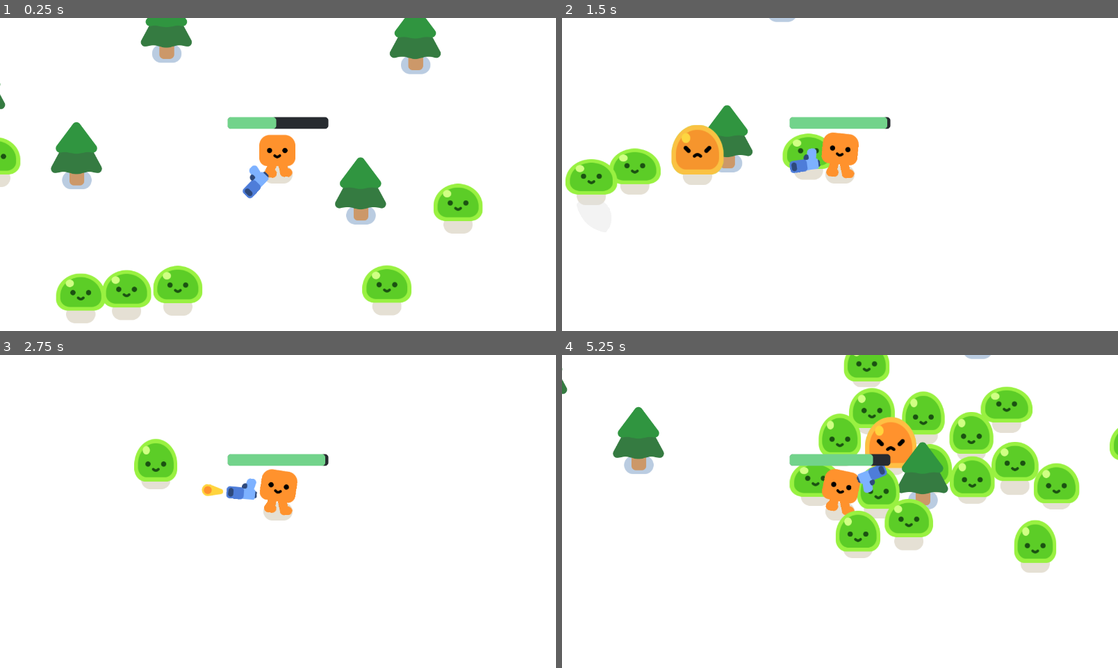
Above: before the commit, frames 1-4 (two rows, left to right).
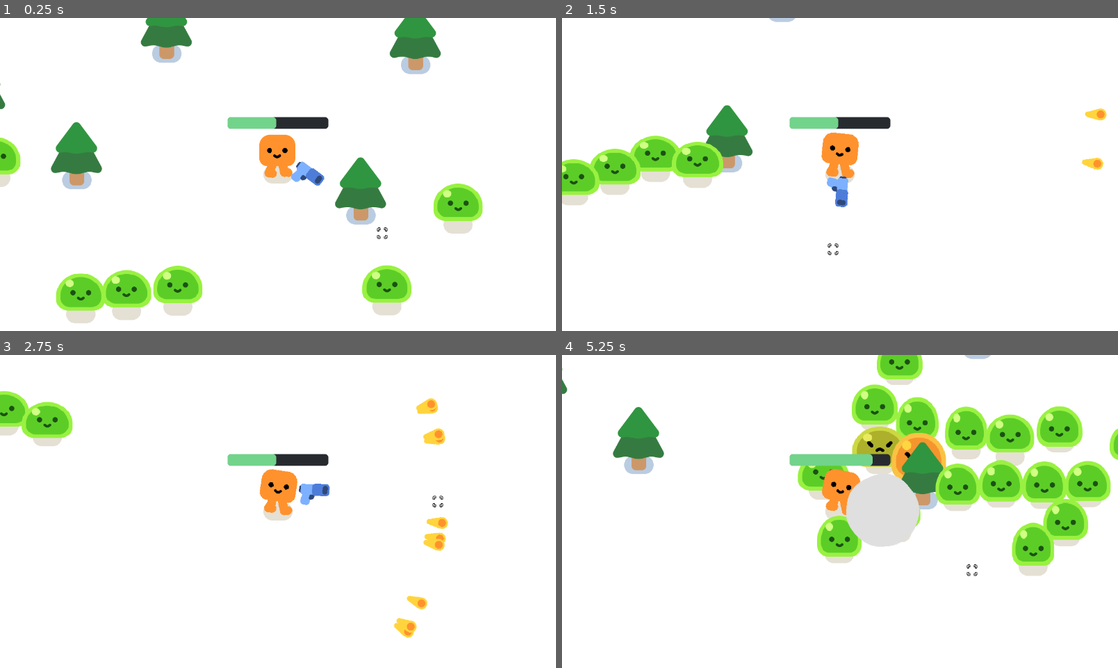
Above: after the commit, the same moments.

Repository: jakehyo/FoolJam2024
Game: Godot game, scene res://fooljamgame.tscn
Two runs of this game, one before a commit and one after it. Both use one fixed random seed, a clock stepped at 60 frames per second and the inputs below.
Inputs (mouse positions are in pixels of both pictures, inside the frame that each line leads up to):
- Up to frame 1 (0.25 s): no input
- Up to frame 2 (1.5 s): move the mouse to (962, 158) at 0.52 s; press the mouse at (962, 158) at 0.53 s; hold D (move_right) 0.53-1.28 s; move the mouse to (728, 190) at 1.27 s; release the mouse at (728, 190) at 1.28 s; hold S (move_down) from 1.28 s (still down); click (728, 190) at 1.35 s
- Up to frame 3 (2.75 s): move the mouse to (333, 442) at 2.02 s; release S (move_down) at 2.03 s; press the mouse at (333, 442) at 2.03 s; hold D (move_right) from 2.03 s (still down)
- Up to frame 4 (5.25 s): move the mouse to (812, 574) at 2.77 s; release D (move_right) at 2.78 s; release the mouse at (812, 574) at 2.78 s; hold W (move_up) 2.78-3.53 s; click (812, 574) at 2.85 s; move the mouse to (1006, 558) at 3.52 s; press the mouse at (1006, 558) at 3.53 s; hold A (move_left) 3.53-5.03 s; move the mouse to (673, 464) at 4.27 s; release the mouse at (673, 464) at 4.28 s; click (673, 464) at 4.35 s; move the mouse to (867, 511) at 5.02 s; press the mouse at (867, 511) at 5.03 s; hold S (move_down) from 5.03 s (still down)

The runs differ from the first frame. In frame 1, 0.7% of the frame differs, in the area x 0-87%, y 37-94%; in frame 2, 5.3%; in frame 3, 4.6%; in frame 4, 17%, in the area x 40-100%, y 0-71%.

Commit message:
shooting and aiming

Diff:
--- /dev/null
+++ b/Cursor.gd
@@ -0,0 +1,13 @@
+extends Node2D
+
+# Called every frame. 'delta' is the elapsed time since the previous frame.
+func _ready():
+	Input.set_mouse_mode(Input.MOUSE_MODE_HIDDEN)
+
+#func _input(event):
+	#if event is InputEventMouseMotion:
+		#position = event.position - Vector2(0, 16)
+
+func _physics_process(_delta):
+	%Cursor.position = get_viewport().get_mouse_position() - (Vector2(get_viewport().size.x, get_viewport().size.y) / 2)
+	%Gun.look_at(%Cursor.global_position)
--- a/Mob.gd
+++ b/Mob.gd
@@ -11,10 +11,10 @@
 	velocity = direction * 300.0
 	move_and_slide()
 
-func take_damage():
-	health -= 1
+func take_damage(amount):
+	health -= amount
 	%Slime.play_hurt()
-	if health == 0:
+	if health <= 0:
 		queue_free()
 		const SMOKE_SCENE = preload("res://smoke_explosion/smoke_explosion.tscn")
 		var smoke = SMOKE_SCENE.instantiate()
--- a/bullet.gd
+++ b/bullet.gd
@@ -2,8 +2,9 @@
 
 var travelled_distance = 0
 
-const SPEED = 1000.0
-const RANGE = 1200.0
+var SPEED = 1000.0
+var RANGE = 1200.0
+var DAMAGE = 1
 
 func _physics_process(delta):
 	var direction = Vector2.RIGHT.rotated(rotation)
@@ -17,4 +18,4 @@
 func _on_body_entered(body):
 	queue_free()
 	if body.has_method("take_damage"):
-		body.take_damage()
+		body.take_damage(DAMAGE)
--- a/gun.gd
+++ b/gun.gd
@@ -1,18 +1,27 @@
 extends Area2D
 
-func _physics_process(_delta):
-	var enemies_in_range = get_overlapping_bodies()
-	if enemies_in_range.size() > 0:
-		var target_enemy = enemies_in_range.front()
-		look_at(target_enemy.global_position)
+@export var bullets_per_shot = 10
+@export var shoot_cooldown = 1.0
+@export var spread = 0.5
+@export var bullet_speed = 1000.0
+@export var bullet_range = 1000.0
+@export var bullet_damage = 1
+
+var time_since_last_shot = 1.0
+
+func _process(delta):
+	if Input.is_action_pressed("primary_fire") and time_since_last_shot >= shoot_cooldown:
+		time_since_last_shot = 0.0
+		shoot()
+	time_since_last_shot += delta
 
 func shoot():
-	const BULLET = preload("res://bullet.tscn")
-	var new_bullet = BULLET.instantiate()
-	new_bullet.global_position = %ShootingPoint.global_position
-	new_bullet.global_rotation = %ShootingPoint.global_rotation
-	%ShootingPoint.add_child(new_bullet)
-
-
-func _on_timer_timeout():
-	shoot()
+	for i in range(0, bullets_per_shot):
+		const BULLET = preload("res://bullet.tscn")
+		var new_bullet = BULLET.instantiate()
+		new_bullet.SPEED = bullet_speed
+		new_bullet.RANGE = bullet_range
+		new_bullet.DAMAGE = bullet_damage
+		new_bullet.global_position = %ShootingPoint.global_position
+		new_bullet.global_rotation = %ShootingPoint.global_rotation + randf_range(-spread, spread)
+		%ShootingPoint.add_child(new_bullet)
--- a/player.tscn
+++ b/player.tscn
@@ -1,8 +1,10 @@
-[gd_scene load_steps=8 format=3 uid="uid://betjalark706r"]
+[gd_scene load_steps=10 format=3 uid="uid://betjalark706r"]
 
 [ext_resource type="Script" path="res://player.gd" id="1_a14st"]
 [ext_resource type="PackedScene" uid="uid://pbmyh1qru7p" path="res://characters/happy_boo/happy_boo.tscn" id="1_rvlrf"]
 [ext_resource type="PackedScene" uid="uid://bow8xpr5nxl4l" path="res://gun.tscn" id="3_8c0kc"]
+[ext_resource type="Script" path="res://Cursor.gd" id="4_pbdm3"]
+[ext_resource type="Texture2D" uid="uid://ch83b53tp83ok" path="res://crosshair.png" id="5_i6i86"]
 
 [sub_resource type="CircleShape2D" id="CircleShape2D_jt1py"]
 radius = 29.15
@@ -34,8 +36,10 @@
 shape = SubResource("CircleShape2D_jt1py")
 
 [node name="Camera2D" type="Camera2D" parent="."]
+unique_name_in_owner = true
 
 [node name="Gun" parent="." instance=ExtResource("3_8c0kc")]
+unique_name_in_owner = true
 position = Vector2(0, -44)
 
 [node name="HurtBox" type="Area2D" parent="."]
@@ -57,3 +61,10 @@
 theme_override_styles/fill = SubResource("StyleBoxFlat_7xv0m")
 value = 48.27
 show_percentage = false
+
+[node name="Cursor" type="Node2D" parent="."]
+unique_name_in_owner = true
+script = ExtResource("4_pbdm3")
+
+[node name="Sprite2D" type="Sprite2D" parent="Cursor"]
+texture = ExtResource("5_i6i86")
--- a/project.godot
+++ b/project.godot
@@ -115,6 +115,11 @@
 "events": [Object(InputEventKey,"resource_local_to_scene":false,"resource_name":"","device":-1,"window_id":0,"alt_pressed":false,"shift_pressed":false,"ctrl_pressed":false,"meta_pressed":false,"pressed":false,"keycode":0,"physical_keycode":83,"key_label":0,"unicode":115,"echo":false,"script":null)
 ]
 }
+primary_fire={
+"deadzone": 0.5,
+"events": [Object(InputEventMouseButton,"resource_local_to_scene":false,"resource_name":"","device":-1,"window_id":0,"alt_pressed":false,"shift_pressed":false,"ctrl_pressed":false,"meta_pressed":false,"button_mask":0,"position":Vector2(0, 0),"global_position":Vector2(0, 0),"factor":1.0,"button_index":1,"canceled":false,"pressed":false,"double_click":false,"script":null)
+]
+}
 
 [layer_names]
 
@@ -122,4 +127,5 @@
 
 [rendering]
 
+textures/canvas_textures/default_texture_filter=0
 renderer/rendering_method="gl_compatibility"
Binary file added: crosshair.png
Not shown, added: crosshair.png.import
